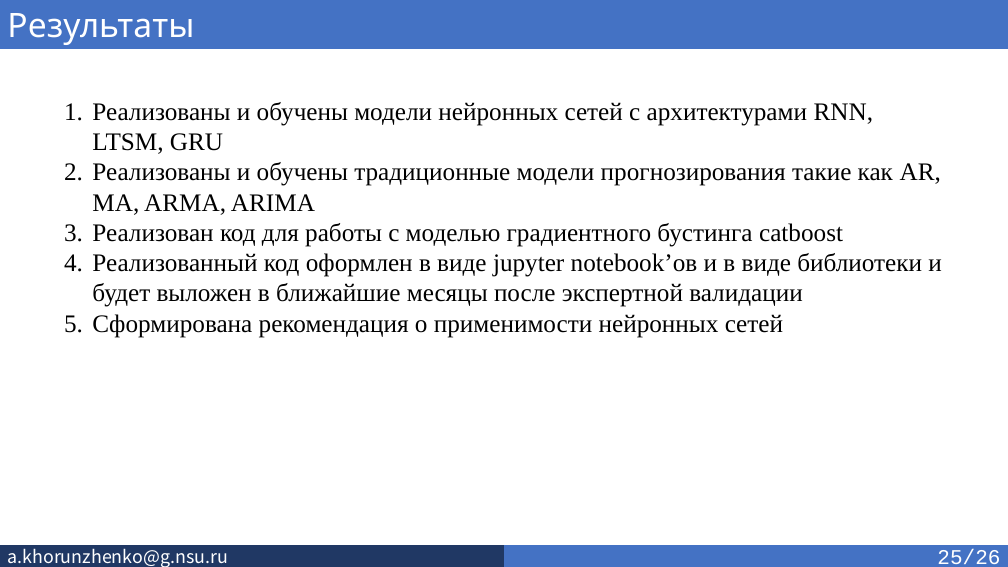
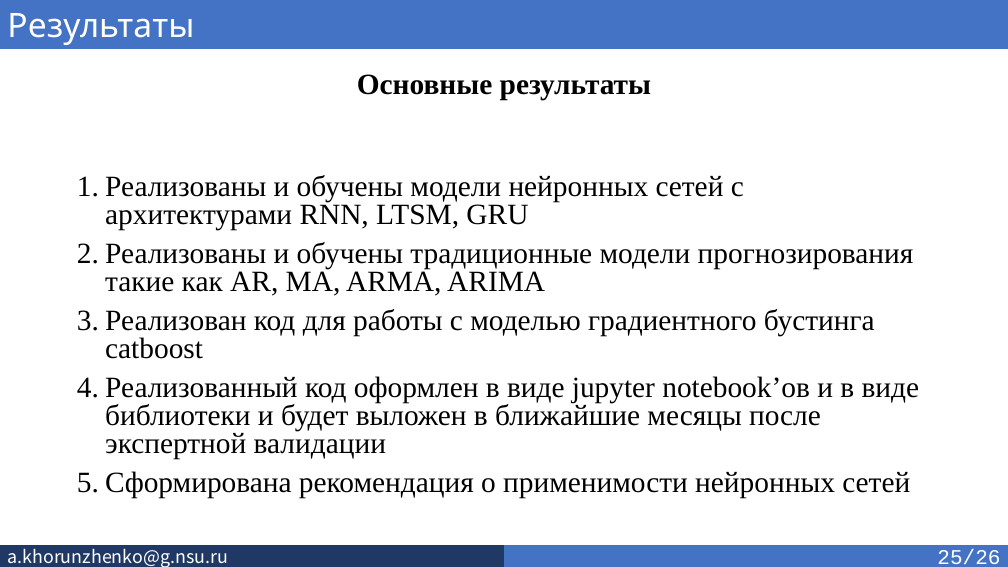
Before and after one commit to SkivHisink/MasterWork, a slide deck: slide 25 of Text/Хорунженко_презентация_4_сем.pptx. Drawn at 1008x567 pixels with LibreOffice and Linux fonts; fonts in the diff are those of the drawing. Boxes give left, top, right and bottom in pixels: in the first picture for what was removed or moved away, otherwise in the second. Text is boxed around its words. In the diff, an @@ line names an element or a change of style, - is before the commit and + after.

```diff
--- a/Text/Хорунженко_презентация_4_сем.pptx
+++ b/Text/Хорунженко_презентация_4_сем.pptx
@@ title added at bbox=[357, 74, 651, 100], 28 pt, text #000000, bold @@
+Основные результаты
@@ text "Реализованы и обучены модели нейронных ...": place and size @@
-text "Реализованы и обучены модели нейронных ..." at bbox=[92, 102, 941, 338]
+text "Реализованы и обучены модели нейронных ..." at bbox=[105, 175, 920, 498]
@@ text "Реализованы и обучены модели нейронных ..." at bbox=[105, 175, 920, 498]: size 24 to 28 pt; line spacing 1 to 0.8; more space between paragraphs @@
```
Also in this commit, not shown: 13 other slides changed.
